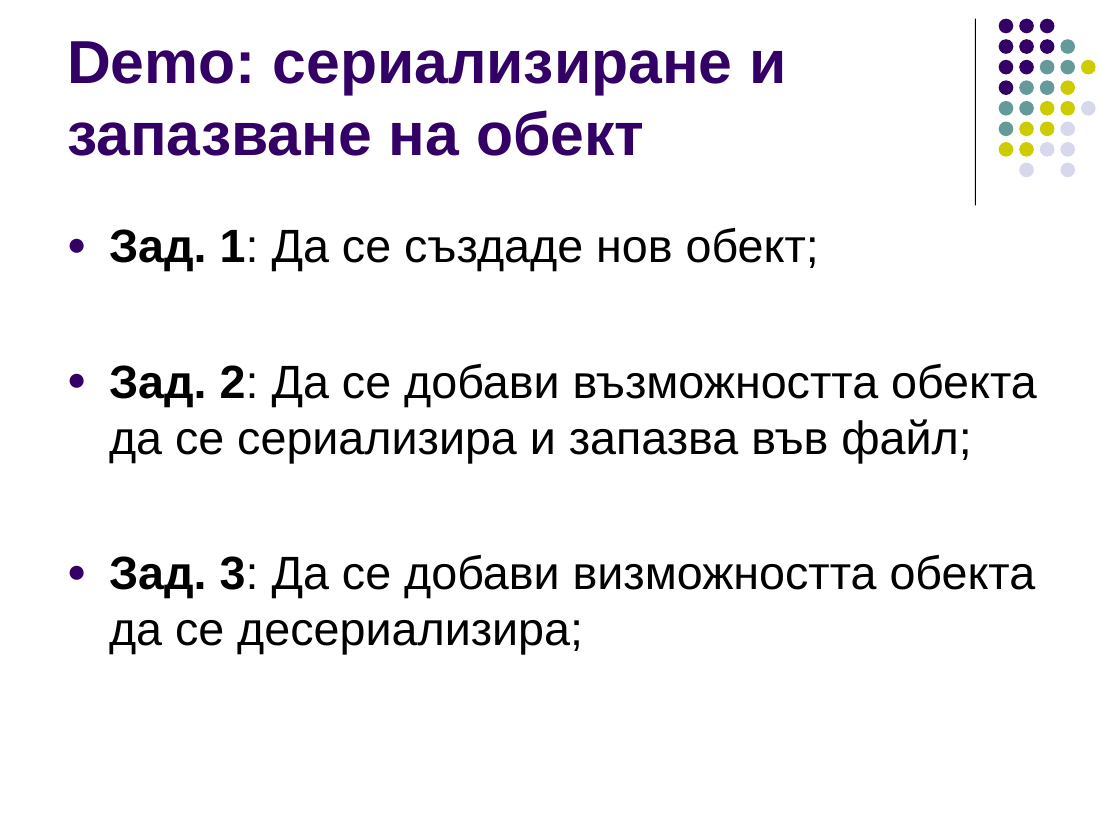
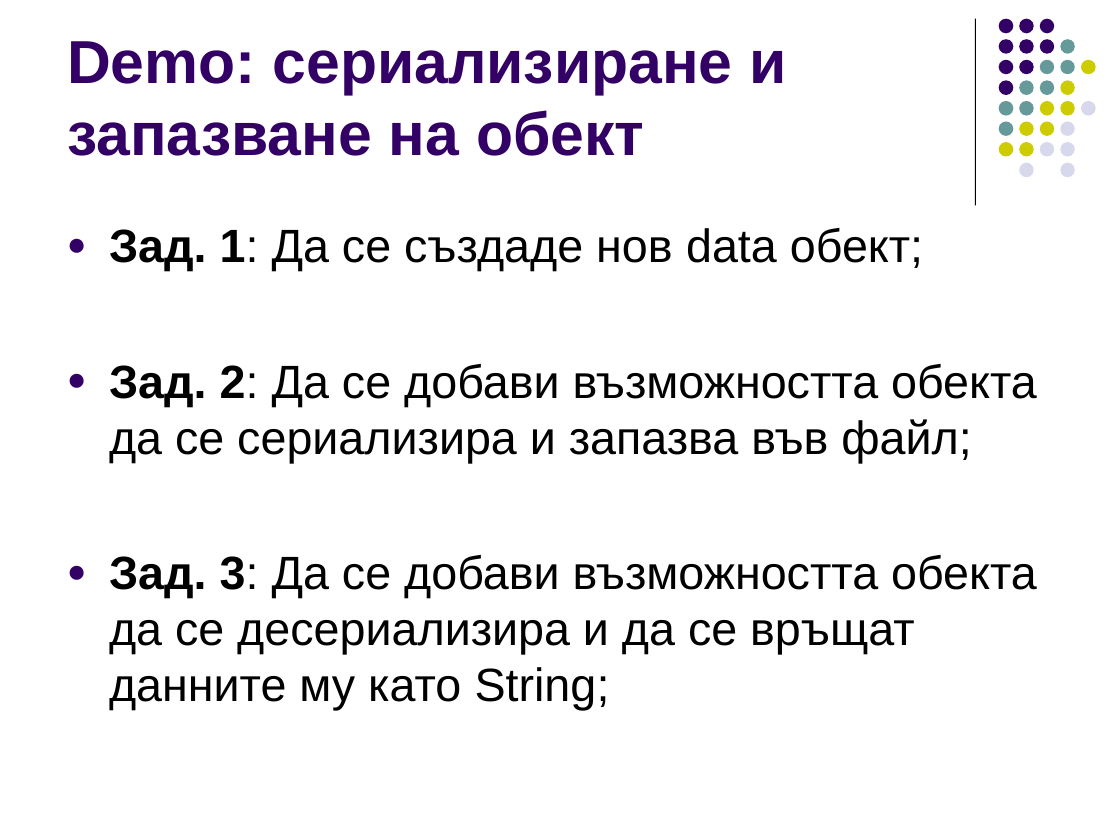
Before and after one commit to ivorusev/startup-factory-java-course, a slide deck: slide 6 of slides/5-Serialization+Maven.ppt (slide 13 before the commit). Drawn at 1120x840 pixels with LibreOffice and Linux fonts; fonts in the diff are those of the drawing. Boxes give left, top, right and bottom in pixels: in the first picture for what was removed or moved away, otherwise in the second. Text is boxed around its words. In the diff, an @@ line names an element or a change of style, - is before the commit and + after.

```diff
--- a/slides/5-Serialization+Maven.ppt
+++ b/slides/5-Serialization+Maven.ppt
@@ text at box(109, 228, 923, 271): text changed @@
-● Зад. 1: Да се създаде нов обект;
+● Зад. 1: Да се създаде нов data обект;
@@ text at box(109, 555, 1037, 710): text changed @@
-● Зад. 3: Да се добави визможността обекта да се десериализира;
+● Зад. 3: Да се добави възможността обекта да се десериализира и да се връщат данните му като String;
```
Also in this commit, not shown: 2 other slides changed, 6 slides added, 9 slides removed, 1 other file.
